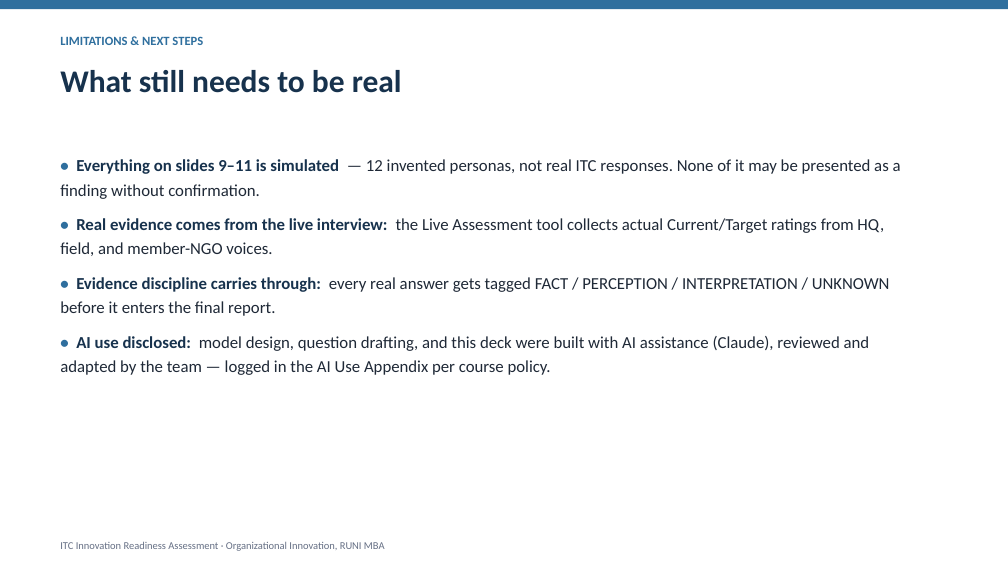
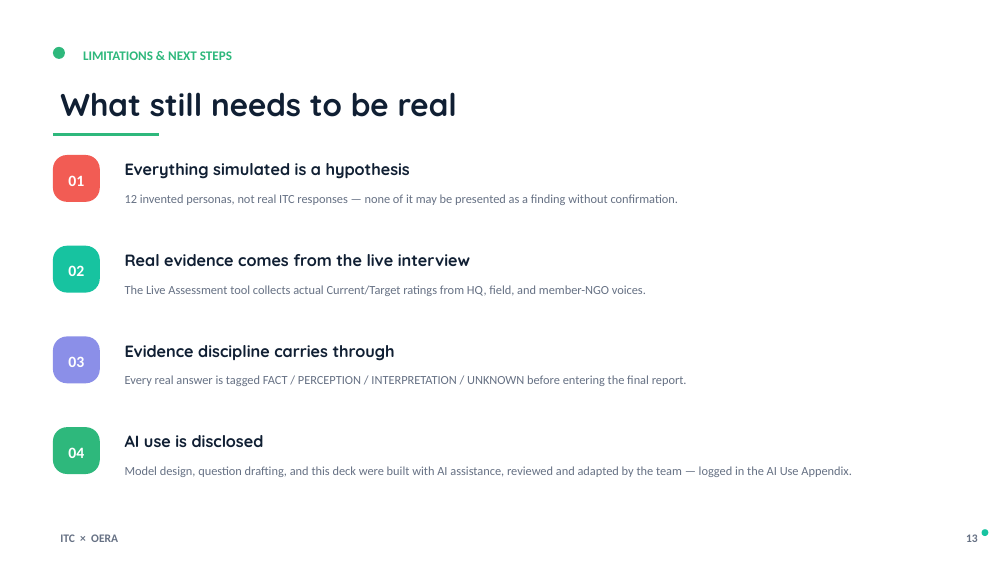
Before and after one commit to stglustein-maker/itc-innovation-assessment, a slide deck: slide 17 of ITC_Innovation_Readiness_Assessment.pptx (slide 14 before the commit). Drawn at 1008x567 pixels with LibreOffice and Linux fonts; fonts in the diff are those of the drawing. Boxes give left, top, right and bottom in pixels: in the first picture for what was removed or moved away, otherwise in the second. Text is boxed around its words. In the diff, an @@ line names an element or a change of style, - is before the commit and + after.

```diff
--- a/ITC_Innovation_Readiness_Assessment.pptx
+++ b/ITC_Innovation_Readiness_Assessment.pptx
@@ rectangle removed at (0,0,1008,9) @@
@@ ellipse added at (53,47,65,59), fill #2EB87C @@
@@ text "LIMITATIONS & NEXT STEPS": place and size @@
-text "LIMITATIONS & NEXT STEPS" at (60,36,203,45)
+text "LIMITATIONS & NEXT STEPS" at (83,51,232,60)
@@ text "LIMITATIONS & NEXT STEPS" at (83,51,232,60): size 12 to 12.5 pt, text colour #2F6F9E to #2EB87C @@
@@ text "What still needs to be ...": place and size @@
-text "What still needs to be ..." at (60,70,402,93)
+text "What still needs to be ..." at (60,92,457,117)
@@ text "What still needs to be ..." at (60,92,457,117): font Calibri to Quicksand, text colour #17324D to #101F33 @@
@@ line added from (53, 135) to (159, 135), #2EB87C 2.5 pt @@
@@ rounded rectangle added at (53,155,100,202), fill #F25C54 @@
@@ text removed at (60,159,901,375) @@
-• Everything on slides 9–11 is simulated — 12 invented personas, not real ITC responses. None of it may be presented as a finding without confirmation.
-• Real evidence comes from the live interview: the Live Assessment tool collects actual Current/Target ratings from HQ, field, and member-NGO voices.
-• Evidence discipline carries through: every real answer gets tagged FACT / PERCEPTION / INTERPRETATION / UNKNOWN before it enters the final report.
-• AI use disclosed: model design, question drafting, and this deck were built with AI assistance (Claude), reviewed and adapted by the team — logged in the AI Use Appendix per course policy.
@@ text added at (68,175,84,186), 15 pt, text #FFFFFF, bold @@
+01
@@ text added at (125,163,410,179), 15.5 pt, text #101F33, bold @@
+Everything simulated is a hypothesis
@@ text added at (125,194,678,205), 11.8 pt, text #667184 @@
+12 invented personas, not real ITC responses — none of it may be presented as a finding without confirmation.
@@ rounded rectangle added at (53,246,100,293), fill #17C3A0 @@
@@ text added at (68,265,84,276), 15 pt, text #FFFFFF, bold @@
+02
@@ text added at (125,254,470,266), 15.5 pt, text #101F33, bold @@
+Real evidence comes from the live interview
@@ text added at (125,285,646,296), 11.8 pt, text #667184 @@
+The Live Assessment tool collects actual Current/Target ratings from HQ, field, and member-NGO voices.
@@ rounded rectangle added at (53,337,100,383), fill #8B8FE8 @@
@@ text added at (68,357,84,367), 15 pt, text #FFFFFF, bold @@
+03
@@ text added at (125,345,395,361), 15.5 pt, text #101F33, bold @@
+Evidence discipline carries through
@@ text added at (125,375,687,386), 11.8 pt, text #667184 @@
+Every real answer is tagged FACT / PERCEPTION / INTERPRETATION / UNKNOWN before entering the final report.
@@ rounded rectangle added at (53,427,100,474), fill #2EB87C @@
@@ text added at (68,447,84,458), 15 pt, text #FFFFFF, bold @@
+04
@@ text added at (125,435,264,447), 15.5 pt, text #101F33, bold @@
+AI use is disclosed
@@ text added at (125,466,852,477), 11.8 pt, text #667184 @@
+Model design, question drafting, and this deck were built with AI assistance, reviewed and adapted by the team — logged in the AI Use Appendix.
@@ text added at (60,534,118,542), 11 pt, text #667184, bold @@
+ITC × OERA
@@ text added at (966,534,978,542), 11 pt, text #667184, bold @@
+13
@@ ellipse added at (982,529,988,536), fill #17C3A0 @@
@@ text removed at (60,542,385,551) @@
-ITC Innovation Readiness Assessment · Organizational Innovation, RUNI MBA
```
Also in this commit, not shown: 12 other slides changed, 5 slides added, 2 slides removed.
